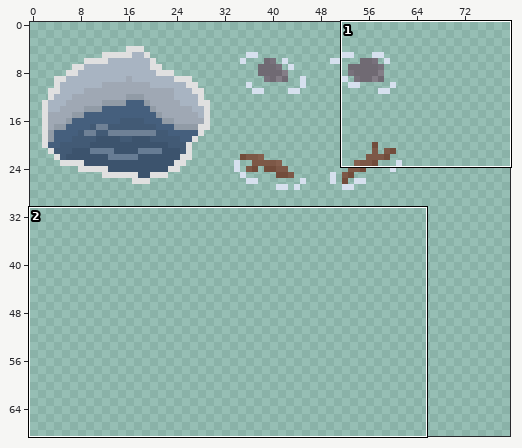
One commit to this pixel-art file: workingFiles/Aseprite/world.aseprite. The first picture is a wide view before the edit; the outline marks the close-up.
Close-up. Earlier state:
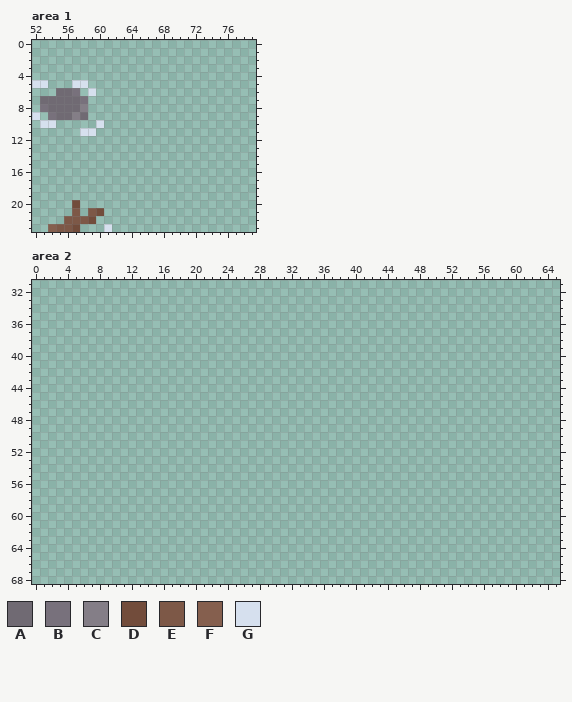
80x80 pixels, 1 frame. Colours within 5 levels of each other are drawn and written as one. Shown: area 1: x 52..79, y 0..23; area 2: x 0..65, y 31..68. The wide view leaves out empty margins.
Palette (. is transparent): A #706a73  B #78717c  C #847e87  D #724c3b  E #7d5847  F #855f4e  G #d6e0ee
Pixels before, area 1, first column x 52:
 5 GG...GG...
 6 ...AAB.G..
 7 .AAAAAB...
 8 .BAAAAC...
 9 G.BAACA...
10 .GG.....G.
11 ......GG..
12 ..........
13 ..........
14 ..........
15 ..........
16 ..........
17 ..........
18 ..........
19 ..........
20 .....D....
21 .....E.ED.
22 ....EEED..
23 ..FEED...G
Pixels before, area 2 (only the part around the change), first column x 0:
31 ..................................................................
32 ..................................................................
33 ..................................................................
34 ..................................................................
35 ..................................................................
36 ..................................................................
37 ..................................................................
38 ..................................................................
39 ..................................................................
40 ..................................................................
41 ..................................................................
42 ..................................................................
43 ..................................................................
44 ..................................................................
45 ..................................................................
46 ..................................................................
47 ..................................................................
48 ..................................................................
49 ..................................................................
50 ..................................................................
51 ..................................................................
52 ..................................................................
53 ..................................................................
54 ..................................................................
55 ..................................................................
56 ..................................................................
57 ..................................................................
58 ..................................................................
59 ..................................................................
60 ..................................................................
61 ..................................................................
62 ..................................................................
63 ..................................................................
64 ..................................................................
65 ..................................................................
66 ..................................................................
67 ..................................................................
68 ..................................................................
After the commit:
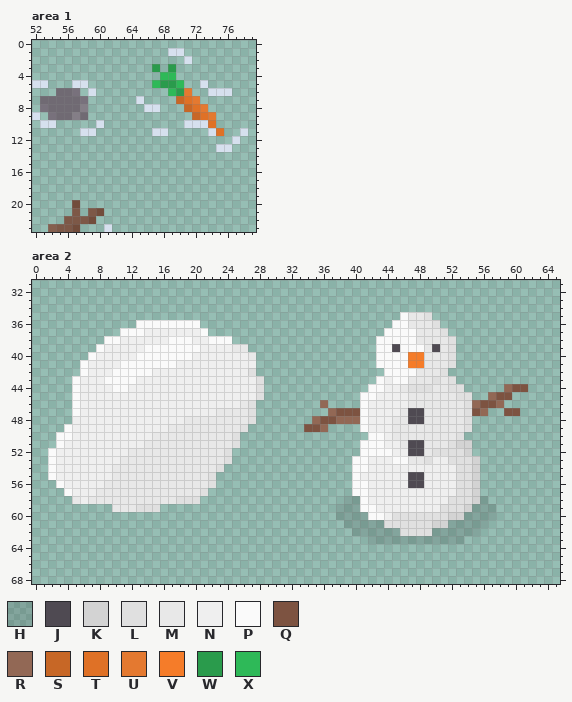
Colours new in this view: H #00000021  J #4f4a52  K #d3d3d3  L #e0e0e0  M #e8e8e8  N #efefef  P #fafafa  Q #7d5341  R #926855  S #c76726  T #df7126  U #e47930  V #f57c29  W #2a9b4c  X #2eb958
From old to new:
Changed rows in their new state; - is an unchanged pixel.
Area 1:
first column x 65:
 1 ----GG--------
 2 ------G-------
 3 --W-W---------
 4 ---XX---------
 5 --XWWX--G-----
 6 ----XWU--GGG--
 7 G----STU------
 8 -GG---STU-----
 9 -------STU----
10 ------GGGT----
11 --GG-----GT--G
12 ------------G-
13 ----------GG--
Area 2:
first column x 2:
35 --------------------------------------------PMML------------
36 -----------PPPPPPPP------------------------PPMMML-----------
37 ---------PPPNNNNNNNP----------------------PPPPMMML----------
38 -------PPNNNNNNPPPNNPPP------------------PPPPPMMMML---------
39 ------PNNNNNPPPPPPPNNNNMM----------------PPJPPPMJML---------
40 -----PNNNNNPPPPPPPNNNNNNNM---------------PPPPVVMMML---------
41 ----PNNNNPPPPPPPNNNNNNNNNN---------------PPPPVVMMML---------
42 ----PNNNPPPPPNNNNNNNNNNNNL----------------PPPPMMML----------
43 ---PNNNPPPPNNNNNNNNNNNNNNNL--------------PNPPMMMLML---------
44 ---PNNNNPPNNNNNNNNNNNNNNNNL-------------PPNNMLLLMMLL-----RQQ
45 ---PNNNNNNNNNNNNNNNNNNNNNNL------------PPNNNNMMMMMMLL--RQQ--
46 ---PNNNNNNNNNNNNNNNNNNNNML--------R----PNNNNNMMMMMMMLRQQR---
47 ---PNNNNNNNNNNNNNNNNNMMMML---------RQQQPNNNNMJJMMMMMLQR--QQ-
48 ---NNNNNNNNNNNNNNMMMMMMMML-------RQQRRRPNNNMMJJMMMMML-------
49 --PNNNNNNNNNNNNMMMMMMMMML-------QQR----PNNNMMMMMMMMML-------
50 -PPNNNNNNNNNNMMMMMMMMMML----------------PPNMMMMMMMML--------
51 -PNNNNNNNNNNMMMMMMMMMMML---------------PPPNNMJJMMMLKK-------
52 PNNNNNNNNNMMMMMMMMMMMML----------------PPPPNNJJMLLLLK-------
53 PNNNNNNNNMMMMMMMMMMMMML---------------PPNNNPPMMLNNLLLK------
54 PNNNNNNNMMMMMMMMMMMMML----------------PPNNNNNNNNNNNLLK------
55 PNNNNNNNMMMMMMMMMMMML-----------------PNNNNNNJJNNNNLLK------
56 -PNNNNNMMMMMMMMMMMMML-----------------PPNNNNNJJNNNNLLK------
57 --PNNNMMMMMMMMMMMMML------------------PPNNNNNNNNNNNLLK------
58 ---MNMMMMMMMMMMMLLL------------------HHPNNNNNNNNNNLLLKH-----
59 --------MMMLLL----------------------HHHPPNNNNNNNNLLLKHHH----
60 ------------------------------------HHHHPPNLLLLLLLKKHHHH----
61 -------------------------------------HHHHHLLLLLLKKHHHHH-----
62 --------------------------------------HHHHHHLLLLHHHHHH------
63 ----------------------------------------HHHHHHHHHHHH--------
